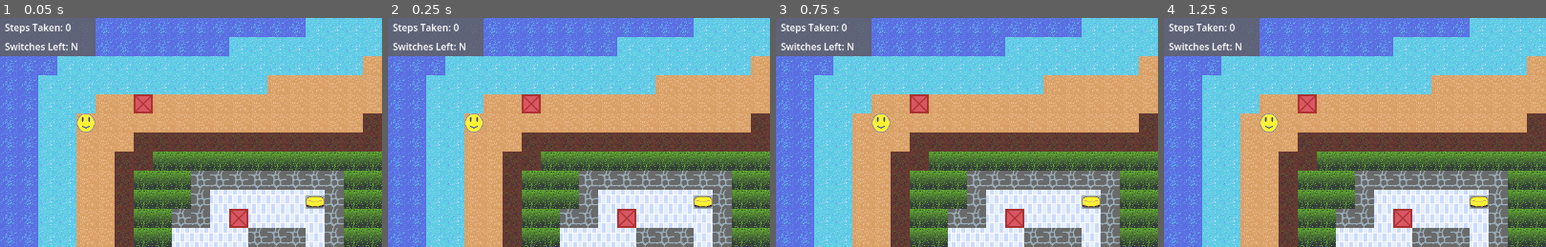
Above: before the commit, frames 1-4 (left to right).
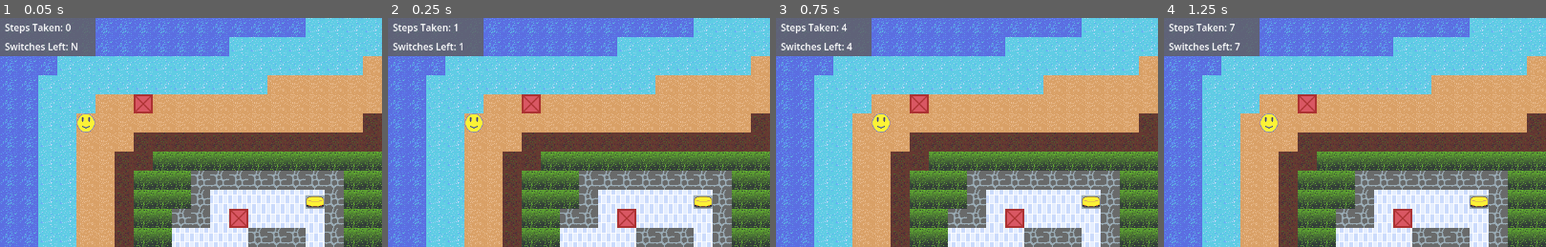
Above: after the commit, the same moments.

Repository: Melabela/PushBlock-Godot
Game: Godot game, scene res://levels/room_01.tscn
Two runs of this game, one before a commit and one after it. Both use one fixed random seed, a clock stepped at 60 frames per second and the inputs below.
Inputs (mouse positions are % of the whole screen's width and height, from its top left):
- Up to frame 1 (0.05 s): no input
- Up to frame 2 (0.25 s): no input
- Up to frame 3 (0.75 s): tap Enter at 0.5, 0.6 s; move the mouse to (72, 45) at 0.52 s; hold Right (move_right) from 0.53 s (still down); click (72, 45) at 0.67 s
- Up to frame 4 (1.25 s): keep holding Right (move_right)
The pictures show only the part of the screen within x 0-50%, y 0-50%; the shares and areas given below are measured in that part.

Frame 1 is identical in both runs. In frame 2, less than 0.1% of the frame differs, in the area x 17-21%, y 2-15%; in frame 3, less than 0.1%; in frame 4, less than 0.1%.

Commit message:
Room01, UIGroup: add simple script, which increments counter & updates labels every 10 frames

Diff:
--- a/levels/room_01.tscn
+++ b/levels/room_01.tscn
@@ -7,6 +7,7 @@
 [ext_resource type="PackedScene" uid="uid://fgjpmetf0e6h" path="res://sprites/player.tscn" id="4_2ltg3"]
 [ext_resource type="PackedScene" uid="uid://di6mif6vnnkhj" path="res://sprites/push_block.tscn" id="6_l7yo7"]
 [ext_resource type="PackedScene" uid="uid://c32uyf3w07r46" path="res://sprites/switch.tscn" id="7_6sswm"]
+[ext_resource type="Script" path="res://levels/ui_group.gd" id="9_rup50"]
 
 [sub_resource type="TileSetAtlasSource" id="TileSetAtlasSource_aql1m"]
 resource_name = "Ground Tiles"
@@ -104,6 +105,7 @@
 anchors_preset = 0
 offset_right = 40.0
 offset_bottom = 40.0
+script = ExtResource("9_rup50")
 
 [node name="ColorRect" type="ColorRect" parent="UIGroup"]
 layout_mode = 0
--- /dev/null
+++ b/levels/ui_group.gd
@@ -0,0 +1,36 @@
+extends Control
+
+## nodes elsewhere in scene
+@onready var switch_group: Node2D = %SwitchGroup
+@onready var player: CharacterBody2D = %Player
+## child nodes
+@onready var step_count_label: Label = $StepCountLabel
+@onready var switch_count_label: Label = $SwitchCountLabel
+
+## TESTING ONLY, REMOVE ME LATER
+var nFrame := 0
+var nStep := 0
+var nSwitch := 0
+
+
+# Called when the node enters the scene tree for the first time.
+func _ready() -> void:
+	pass # Replace with function body.
+
+
+# Called every frame. 'delta' is the elapsed time since the previous frame.
+func _process(delta: float) -> void:
+	nFrame += 1
+	if (nFrame % 10) == 0:
+		nStep += 1
+		nSwitch += 1
+		update_step_count_label(nStep)
+		update_switch_count_label(nSwitch)
+
+
+func update_step_count_label(new_count: int) -> void:
+	step_count_label.text = "Steps Taken: " + str(new_count)
+
+
+func update_switch_count_label(new_count_left: int) -> void:
+	switch_count_label.text = "Switches Left: " + str(new_count_left)
Not shown: 1 places in levels/room_01.tscn that only renumber resources
